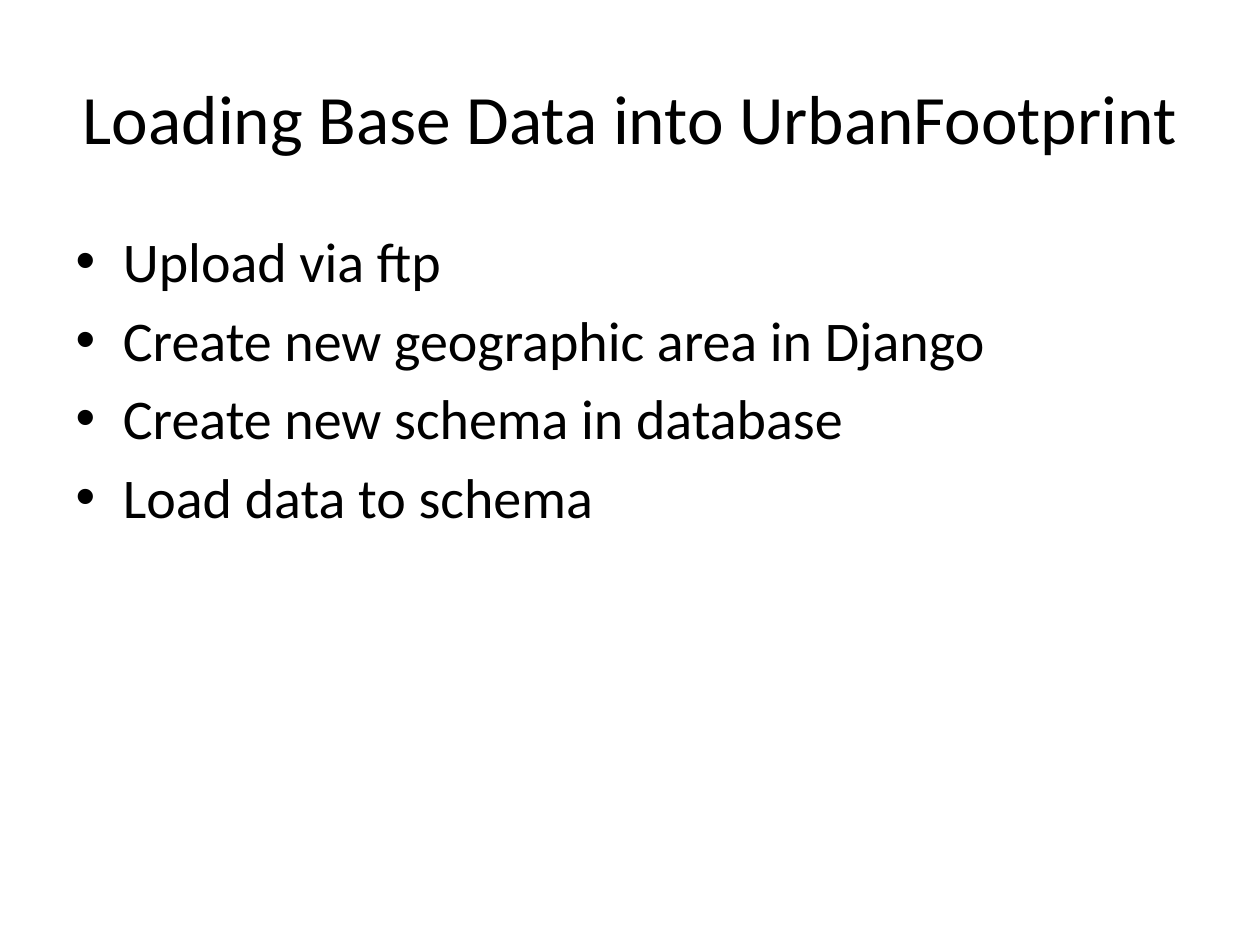
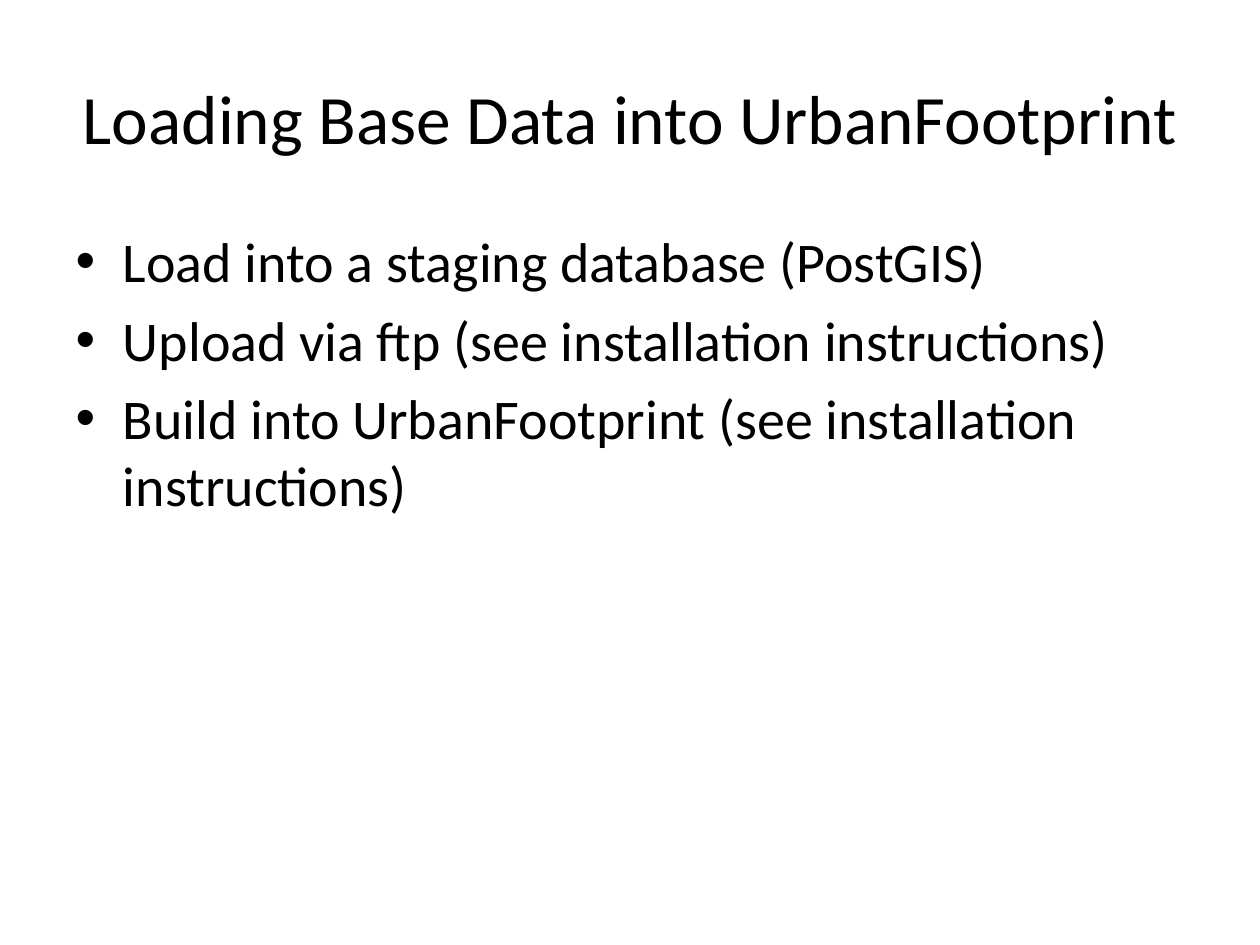
Before and after one commit to ucdavis-ice/UrbanFootprintCurriculum, a slide deck: slide 24 of OtherDocs/UF_BaseData.pptx. Drawn at 1260x945 pixels with LibreOffice and Linux fonts; fonts in the diff are those of the drawing. Boxes give left, top, right and bottom in pixels: in the first picture for what was removed or moved away, otherwise in the second. Text is boxed around its words. In the diff, an @@ line names an element or a change of style, - is before the commit and + after.

Commit message:
Update for base data

```diff
--- a/OtherDocs/UF_BaseData.pptx
+++ b/OtherDocs/UF_BaseData.pptx
@@ text at (x1=123, y1=241, x2=1108, y2=514): text changed @@
-• Upload via ftp
-• Create new geographic area in Django
-• Create new schema in database
-• Load data to schema
+• Load into a staging database (PostGIS)
+• Upload via ftp (see installation instructions)
+• Build into UrbanFootprint (see installation instructions)
```
